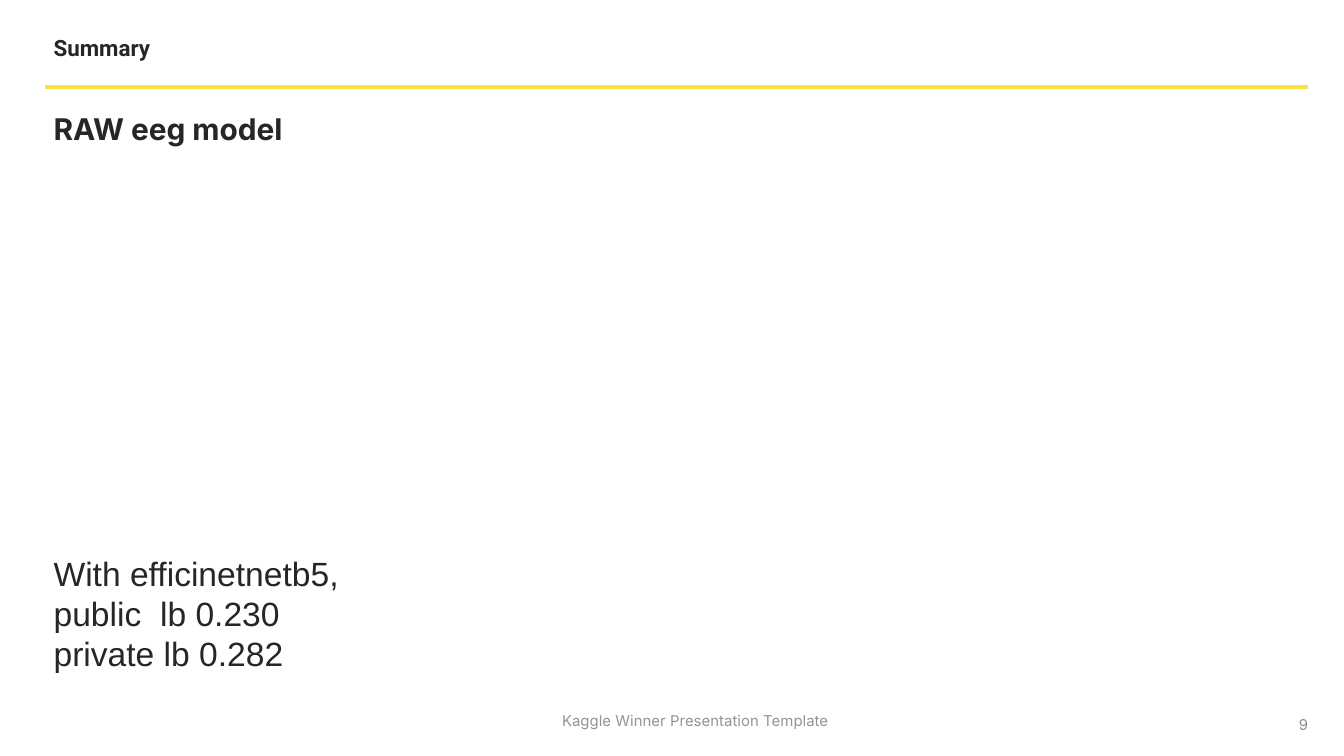
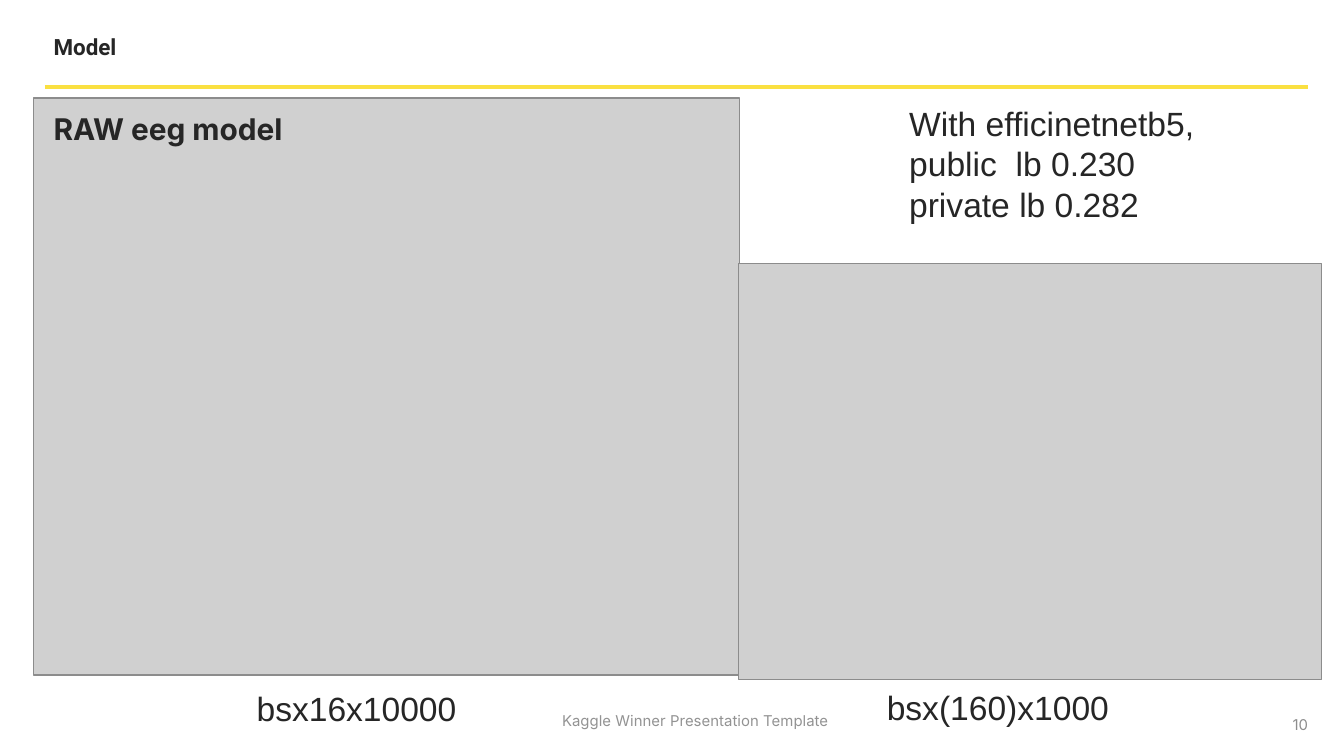
Before and after one commit to 610265158/HMS-eeg-comp, a slide deck: slide 10 of Kaggle Winner Call Template.pptx (slide 9 before the commit). Drawn at 1344x756 pixels with LibreOffice and Linux fonts; fonts in the diff are those of the drawing; grey boxes stand for pictures; background and template pictures are left out. Boxes give left, top, right and bottom in pixels: in the first picture for what was removed or moved away, otherwise in the second. Text is boxed around its words. In the diff, an @@ line names an element or a change of style, - is before the commit and + after.

```diff
--- a/Kaggle Winner Call Template.pptx
+++ b/Kaggle Winner Call Template.pptx
@@ text at (54, 38, 117, 56): text changed @@
-Summary
+Model
@@ picture added at (34, 98, 739, 675) @@
@@ text "With efficinetnetb5,": place and size @@
-text "With efficinetnetb5," at (54, 561, 339, 672)
+text "With efficinetnetb5," at (909, 111, 1195, 223)
@@ picture added at (739, 263, 1322, 679) @@
@@ text added at (257, 696, 457, 722), 18 pt, text #262626 @@
+bsx16x10000
@@ text added at (887, 695, 1109, 726), 18 pt, text #262626 @@
+bsx(160)x1000
@@ page number at (1293, 719, 1308, 730): text changed @@
-9
+10
```
Also in this commit, not shown: 10 other slides changed, 7 slides added, 3 slides removed.
